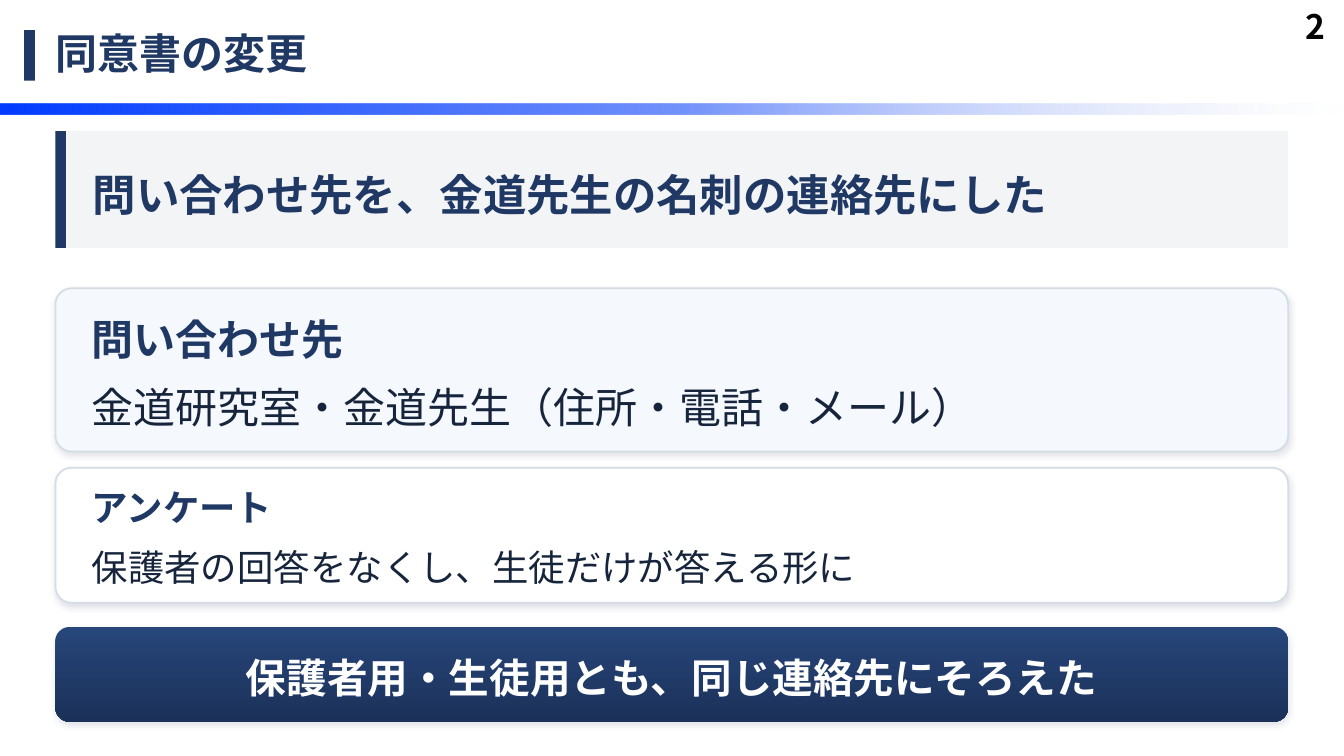
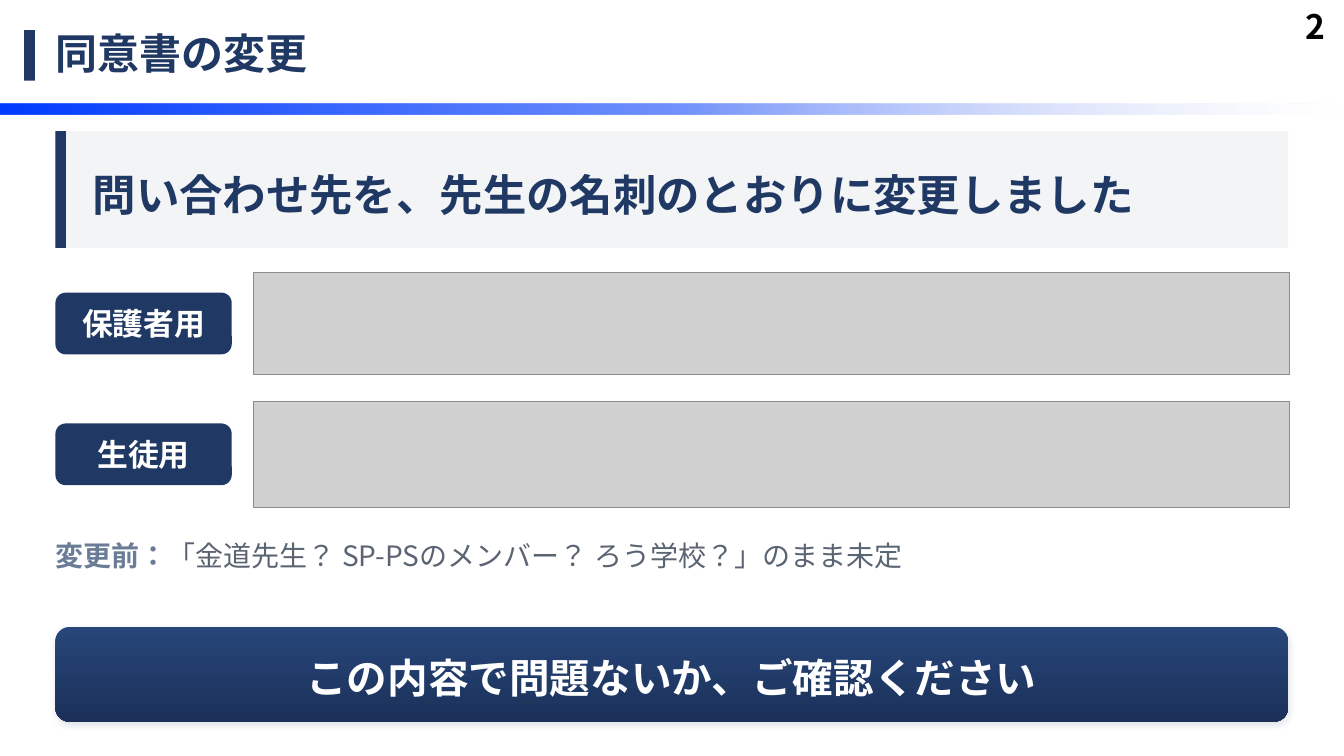
Before and after one commit to MaedaYuki-2004/SP-PS-2026-, a slide deck: slide 3 of docs/mtg/20261013_研究室MTG.pptx. Drawn at 1344x756 pixels with LibreOffice and Linux fonts; fonts in the diff are those of the drawing; grey boxes stand for pictures; background and template pictures are left out. Boxes give left, top, right and bottom in pixels: in the first picture for what was removed or moved away, otherwise in the second. Text is boxed around its words. In the diff, an @@ line names an element or a change of style, - is before the commit and + after.

```diff
--- a/docs/mtg/20261013_研究室MTG.pptx
+++ b/docs/mtg/20261013_研究室MTG.pptx
@@ text at <box>93,174,1134,215</box>: text changed @@
-問い合わせ先を、金道先生の名刺の連絡先にした
+問い合わせ先を、先生の名刺のとおりに変更しました
@@ rounded rectangle removed at <box>55,288,1289,452</box> @@
@@ rounded rectangle added at <box>55,292,232,354</box>, fill #203864, 22 pt, text #FFFFFF, bold @@
+保護者用
@@ picture added at <box>254,272,1291,375</box> @@
@@ text removed at <box>92,319,974,427</box> @@
-問い合わせ先
-金道研究室・金道先生（住所・電話・メール）
@@ picture added at <box>254,401,1291,507</box> @@
@@ rounded rectangle added at <box>55,423,232,485</box>, fill #203864, 22 pt, text #FFFFFF, bold @@
+生徒用
@@ rounded rectangle removed at <box>55,468,1289,603</box> @@
@@ text removed at <box>92,491,856,584</box> @@
-アンケート
-保護者の回答をなくし、生徒だけが答える形に
@@ text added at <box>55,542,902,569</box>, 20 pt, text #5A6472 @@
+変更前：「金道先生？ SP-PSのメンバー？ ろう学校？」のまま未定
@@ text in rounded rectangle at <box>306,658,1036,697</box>: text changed @@
-保護者用・生徒用とも、同じ連絡先にそろえた
+この内容で問題ないか、ご確認ください
```
Also in this commit, not shown: 1 other slide changed.
